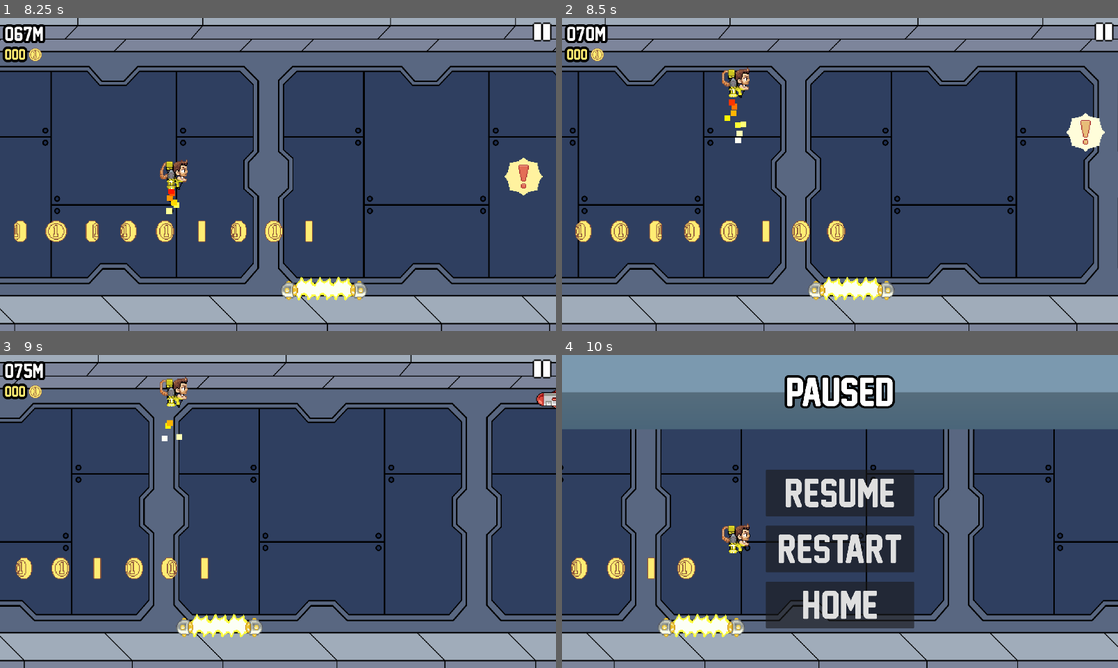
Above: before the commit, frames 1-4 (two rows, left to right).
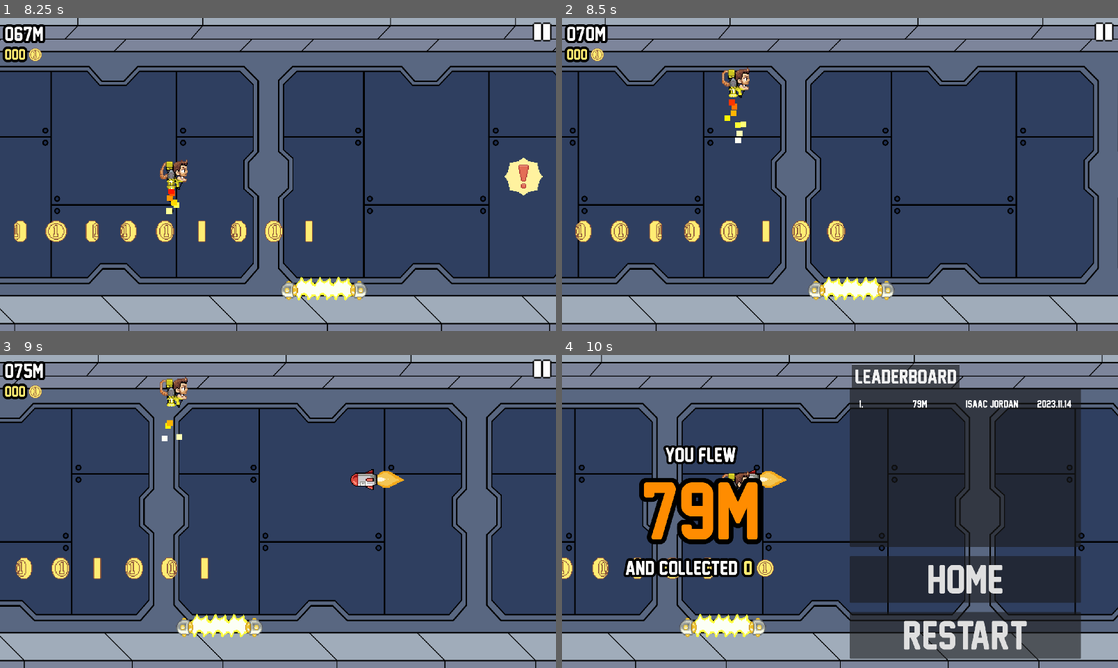
Above: after the commit, the same moments.

Repository: reyvanomario/data-dash
Game: Godot game, scene res://stages/main/main.tscn
Two runs of this game, one before a commit and one after it. Both use one fixed random seed, a clock stepped at 60 frames per second and the inputs below. Sound files missing from this copy of the repository are replaced by a short silence.
Inputs (mouse positions are in pixels of both pictures, inside the frame that each line leads up to; where the layout moved, square brackets give the same spot in the first picture):
- Up to frame 1 (8.25 s): tap Enter at 0.5 s; move the mouse to (400, 158) at 0.52 s; press the mouse at (400, 158) at 0.53 s; move the mouse to (166, 190) at 1.27 s; release the mouse at (166, 190) at 1.28 s; click (166, 190) at 1.35 s; move the mouse to (333, 105) at 2.02 s; press the mouse at (333, 105) at 2.03 s; move the mouse to (250, 237) at 2.77 s; release the mouse at (250, 237) at 2.78 s; click (250, 237) at 2.85 s; move the mouse to (444, 221) at 3.52 s; press the mouse at (444, 221) at 3.53 s; move the mouse to (111, 127) at 4.27 s; release the mouse at (111, 127) at 4.28 s; click (111, 127) at 4.35 s; move the mouse to (305, 174) at 5.02 s; press the mouse at (305, 174) at 5.03 s; move the mouse to (194, 96) at 5.77 s; release the mouse at (194, 96) at 5.78 s; click (194, 96) at 5.85 s; move the mouse to (400, 158) at 6.52 s; press the mouse at (400, 158) at 6.53 s; move the mouse to (166, 190) at 7.27 s; release the mouse at (166, 190) at 7.28 s; click (166, 190) at 7.35 s; move the mouse to (333, 105) at 8.02 s; press the mouse at (333, 105) at 8.03 s
- Up to frame 2 (8.5 s): no input
- Up to frame 3 (9 s): move the mouse to (250, 574) at 8.77 s; release the mouse at (250, 574) at 8.78 s; click (250, 574) at 8.85 s
- Up to frame 4 (10 s): click (962, 636) [1106, 367] at 9.5 s

Frame 1 is identical in both runs. In frame 2, 0.6% of the frame differs, in the area x 90-98%, y 30-43%; in frame 3, 0.6%; in frame 4, 60%, in the area x 0-100%, y 0-100%.

Commit message:
Add missile audio

Diff:
--- a/default_bus_layout.tres
+++ b/default_bus_layout.tres
@@ -25,3 +25,9 @@
 bus/4/bypass_fx = false
 bus/4/volume_db = 0.0
 bus/4/send = &"sfx"
+bus/5/name = &"missile"
+bus/5/solo = false
+bus/5/mute = false
+bus/5/bypass_fx = false
+bus/5/volume_db = 0.0
+bus/5/send = &"sfx"
--- a/entities/missile/missile.gd
+++ b/entities/missile/missile.gd
@@ -3,6 +3,13 @@
 ## A flying missile, acting as an obstacle for the player.
 
 #region VARIABLES
+## The audio stream for launching the missile.
+@export var audio_launch: AudioStream
+## The audio stream to warn for incoming missile.
+@export var audio_warning: AudioStream
+
+## To play the audio for the missile.
+@onready var audio_stream_player_2d: AudioStreamPlayer2D = $AudioStreamPlayer2D
 ## Used to spawn and despawn the missile.
 @onready var spawnable: Spawnable = $Spawnable
 ## Used to notify if the missile enters or exits the screen.
@@ -25,8 +32,6 @@
 var target: Node2D = null
 ## The time for displaying the first warning.
 var warning_time_low: float = 2.0
-## The time for displaying the last warning.
-var warning_time_high: float = 1.0
 #endregion
 
 #region SIGNALS
@@ -70,8 +75,9 @@
 		return
 
 	warning_animation_sprite.animation = 'warning_high'
-	warning_timer.start(warning_time_high)
-	await warning_timer.timeout
+	audio_stream_player_2d.stream = audio_warning
+	audio_stream_player_2d.play()
+	await audio_stream_player_2d.finished
 
 	if GameManager.game == GameManager.Game.OVER:
 		return
@@ -79,6 +85,8 @@
 	warning_animation_sprite.visible = false
 	aiming = false
 	scrolling = true
+	audio_stream_player_2d.stream = audio_launch
+	audio_stream_player_2d.play()
 
 ## Custom functionality when a missile is despawned.
 func on_despawned(_new_position: Vector2) -> void:
--- a/entities/missile/missile.tscn
+++ b/entities/missile/missile.tscn
@@ -1,8 +1,10 @@
-[gd_scene load_steps=12 format=3 uid="uid://dtigid26sgbs5"]
+[gd_scene load_steps=14 format=3 uid="uid://dtigid26sgbs5"]
 
 [ext_resource type="Script" path="res://entities/missile/missile.gd" id="1_e4log"]
+[ext_resource type="AudioStream" uid="uid://mgy43m0sw82f" path="res://assets/original_sfx/missile_launch.wav" id="2_40qnw"]
 [ext_resource type="Script" path="res://common/components/destruct/destructor_2d.gd" id="2_ehd8s"]
 [ext_resource type="Texture2D" uid="uid://c24hev6c7qydd" path="res://gdd/art-bible/assets/obstacles_sprites.png" id="3_37mc4"]
+[ext_resource type="AudioStream" uid="uid://btspxtoyyxgip" path="res://assets/original_sfx/missile_warning.wav" id="3_ig0qo"]
 [ext_resource type="Script" path="res://utilities/spawner/spawnable/spawnable.gd" id="4_bn04m"]
 [ext_resource type="Texture2D" uid="uid://biptq4dk3ujyd" path="res://entities/missile/missile_warning.png" id="5_axx0x"]
 
@@ -52,6 +54,8 @@
 
 [node name="Missile" type="Node2D"]
 script = ExtResource("1_e4log")
+audio_launch = ExtResource("2_40qnw")
+audio_warning = ExtResource("3_ig0qo")
 
 [node name="Destructor2D" type="Area2D" parent="."]
 script = ExtResource("2_ehd8s")
@@ -82,3 +86,6 @@
 autoplay = "warning_low"
 
 [node name="warning_timer" type="Timer" parent="."]
+
+[node name="AudioStreamPlayer2D" type="AudioStreamPlayer2D" parent="."]
+bus = &"missile"
--- a/entities/player/player.tscn
+++ b/entities/player/player.tscn
@@ -211,6 +211,7 @@
 shape = SubResource("RectangleShape2D_m76gb")
 
 [node name="AudioStreamPlayer2D" type="AudioStreamPlayer2D" parent="Collector2D"]
+bus = &"coins"
 
 [node name="jetpack_audio_stream_player" type="AudioStreamPlayer2D" parent="."]
 stream = ExtResource("5_2nm23")
